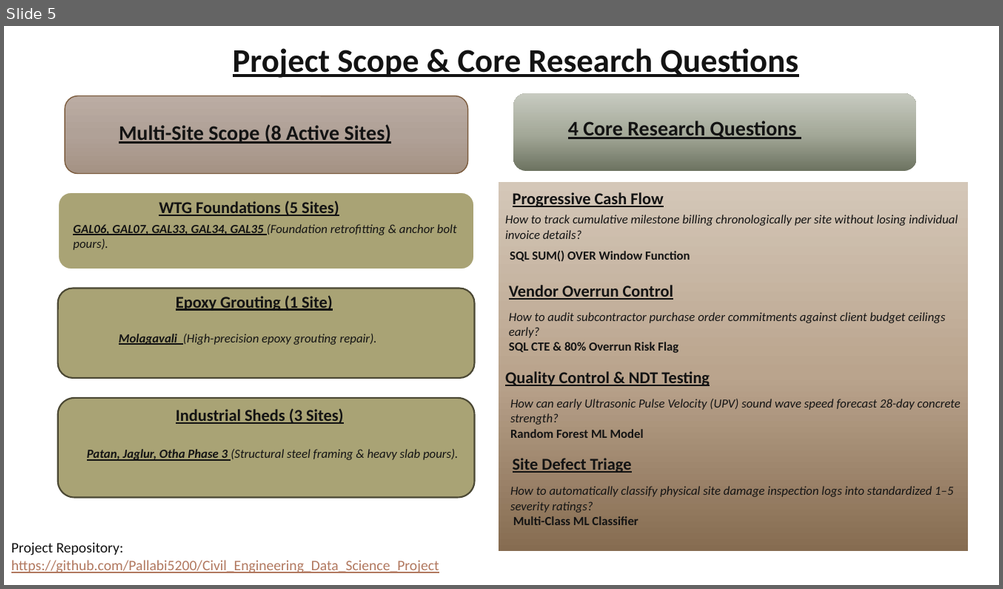
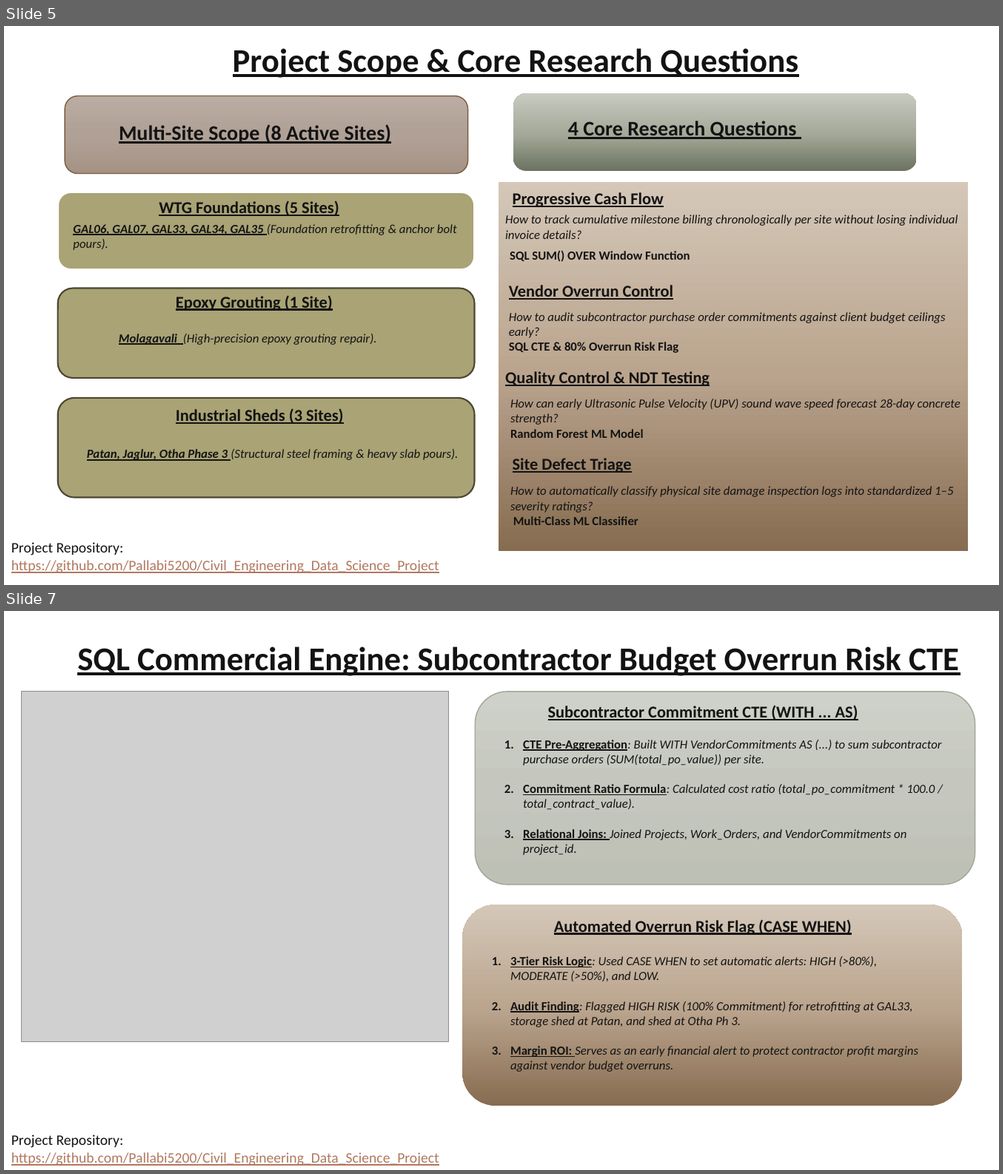
Before and after one commit to Pallabi5200/Civil_Engineering_Data_Science_Project, a slide deck: PRESENTATION/Civil_Project.pptx. Shown one above the other, each under a label of ours: slide 5 before the commit, slides 5 and 7 after it; the slides between them are not shown. The pictures are 1003x589 and 1003x1174 pixels, drawn with LibreOffice and Linux fonts; fonts in the diff are those of the drawing; grey boxes stand for pictures. Boxes give left, top, right and bottom in pixels: in the first picture for what was removed or moved away, otherwise in the second. Text is boxed around its words. In the diff, an @@ line names an element or a change of style, - is before the commit and + after.

Commit message:
Finalize all 10 slides of the Civil Engineering Construction Intelligence presentation deck

```diff
--- a/PRESENTATION/Civil_Project.pptx
+++ b/PRESENTATION/Civil_Project.pptx
@@ slide 7 added at (4, 611, 999, 1170), background #FFFFFF @@
@@ text added at (77, 647, 959, 676), 32 pt, text #131313, bold, underline @@
+SQL Commercial Engine: Subcontractor Budget Overrun Risk CTE
@@ picture added at (21, 692, 449, 1042) @@
@@ rounded rectangle added at (475, 692, 975, 885), fill gradient #CFD1CA to #C5C8BF to #BDC1B6, outline #A1A696 1 pt @@
@@ text added at (548, 705, 858, 721), 16 pt, text #131313, bold, underline @@
+Subcontractor Commitment CTE (WITH ... AS)
@@ text added at (523, 740, 941, 855), 12 pt, text #131313, italic @@
+1. CTE Pre-Aggregation: Built WITH VendorCommitments AS (...) to sum subcontractor purchase orders (SUM(total_po_value)) per site.
+2. Commitment Ratio Formula: Calculated cost ratio (total_po_commitment * 100.0 / total_contract_value).
+3. Relational Joins: Joined Projects, Work_Orders, and VendorCommitments on project_id.
@@ rounded rectangle added at (462, 905, 962, 1106), fill gradient #866C51 to #BAA48D to #D4C7B8 @@
@@ text added at (554, 920, 851, 935), 16 pt, text #131313, bold, underline @@
+Automated Overrun Risk Flag (CASE WHEN)
@@ text added at (510, 957, 918, 1072), 12 pt, text #131313, italic @@
+1. 3-Tier Risk Logic: Used CASE WHEN to set automatic alerts: HIGH (>80%), MODERATE (>50%), and LOW.
+2. Audit Finding: Flagged HIGH RISK (100% Commitment) for retrofitting at GAL33, storage shed at Patan, and shed at Otha Ph 3.
+3. Margin ROI: Serves as an early financial alert to protect contractor profit margins against vendor budget overruns.
@@ text added at (11, 1135, 439, 1166), 14 pt, text #B1785F, underline @@
+Project Repository:
+https://github.com/Pallabi5200/Civil_Engineering_Data_Science_Project
```
Also in this commit, not shown: 5 other slides added, 2 slides removed.
